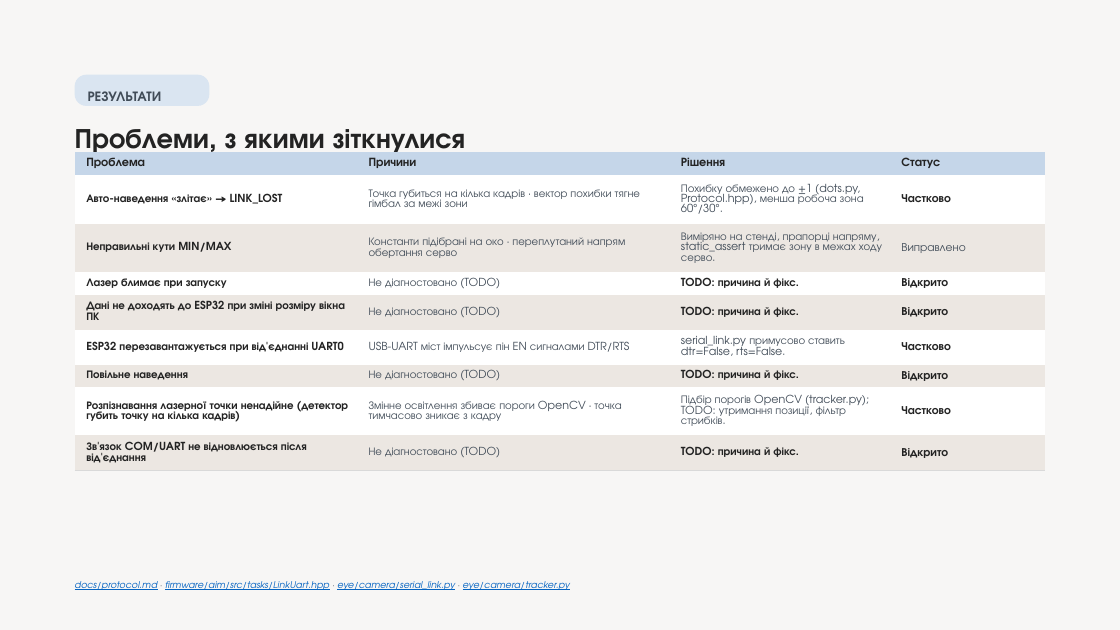
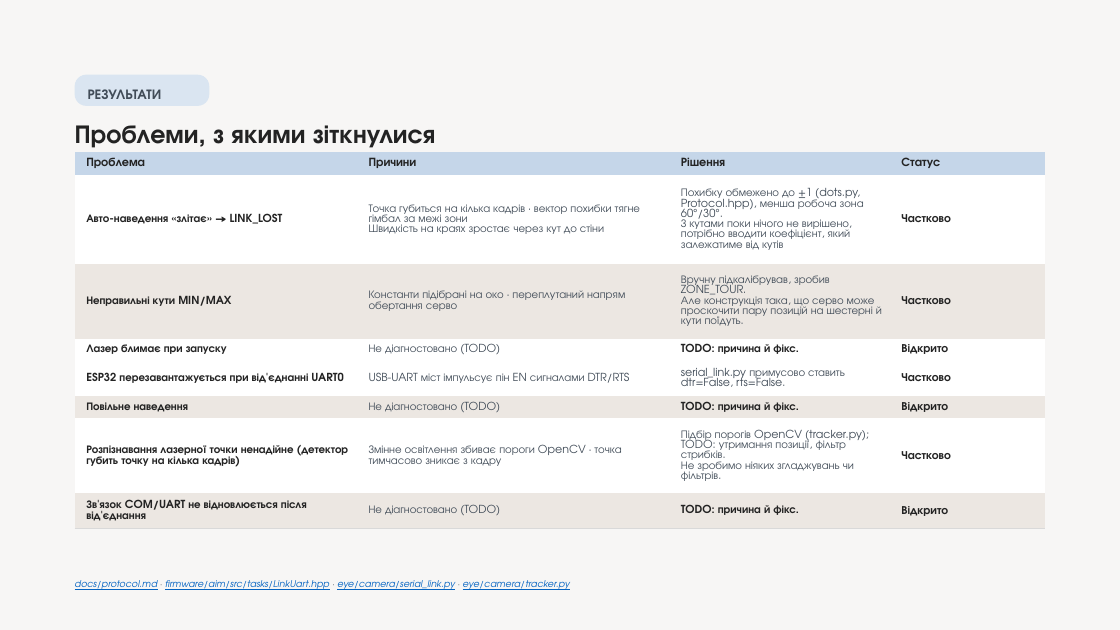
Before and after one commit to melnikvitaly/workshops, a slide deck: slide 9 of workshop-7-final_project/docs/assestment/presentation/Laser Gimbal with Camera Tracking on ESP32-S3.pptx. Drawn at 1120x630 pixels with LibreOffice and Linux fonts; fonts in the diff are those of the drawing. Boxes give left, top, right and bottom in pixels: in the first picture for what was removed or moved away, otherwise in the second. Text is boxed around its words. In the diff, an @@ line names an element or a change of style, - is before the commit and + after.

```diff
--- a/workshop-7-final_project/docs/assestment/presentation/Laser Gimbal with Camera Tracking on ESP32-S3.pptx
+++ b/workshop-7-final_project/docs/assestment/presentation/Laser Gimbal with Camera Tracking on ESP32-S3.pptx
@@ text "РЕЗУЛЬТАТИ" at [88,89,162,99]: line spacing 1.4 to 1.3 @@
@@ text "Проблеми, з якими зіткнулися" at [75,125,436,148]: size 24 to 22.2 pt; line spacing 1.1 to 1 @@
@@ table at [75,151,1045,528] @@
-row 2, column 2: Точка губиться на кілька кадрів · вектор похибки тягне гімбал за межі зони
+row 2, column 2: Точка губиться на кілька кадрів · вектор похибки тягне гімбал за межі зони / Швидкість на краях зростає через кут до стіни
-row 2, column 3: Похибку обмежено до ±1 (dots.py, Protocol.hpp), менша робоча зона 60°/30°.
+row 2, column 3: Похибку обмежено до ±1 (dots.py, Protocol.hpp), менша робоча зона 60°/30°. / З кутами поки нічого не вирішено, потрібно вводити коефіцієнт, який залежатиме від кутів
-row 3, column 3: Виміряно на стенді, прапорці напряму, static_assert тримає зону в межах ходу серво.
+row 3, column 3: Вручну підкалібрував, зробив ZONE_TOUR. Але конструкція така, що серво може проскочити пару позицій на шестерні й кути поїдуть.
-row 3, column 4: Виправлено
+row 3, column 4: Частково
-row 5: Дані не доходять до ESP32 при зміні розміру вікна ПК | Не діагностовано (TODO) | TODO: причина й фікс. | Відкрито
-row 7, column 3: Підбір порогів OpenCV (tracker.py); TODO: утримання позиції, фільтр стрибків.
+row 7, column 3: Підбір порогів OpenCV (tracker.py); TODO: утримання позиції, фільтр стрибків. / Не зробимо ніяких згладжувань чи фільтрів.
```
Also in this commit, not shown: 12 other slides changed, 2 slides removed, 12 other files.
